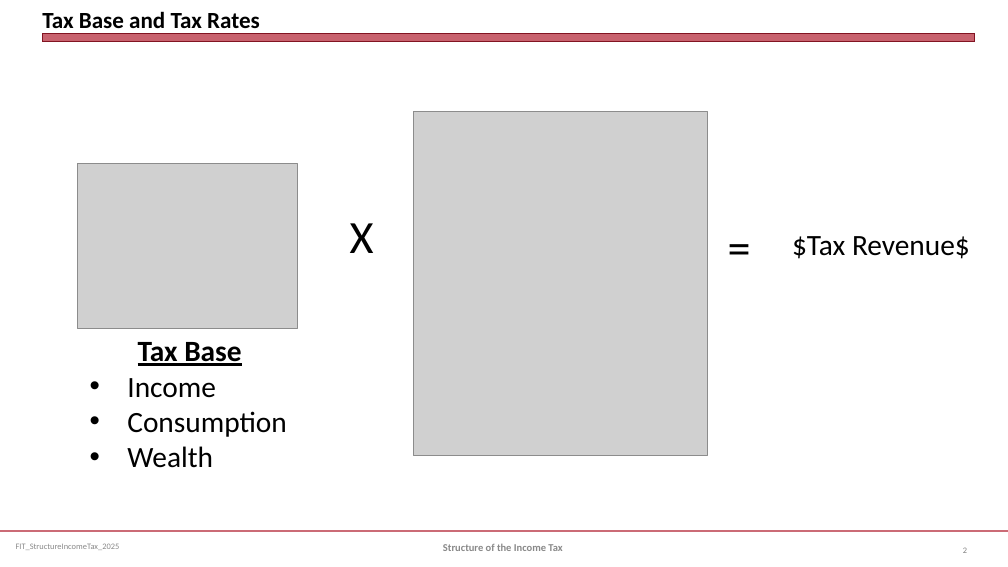
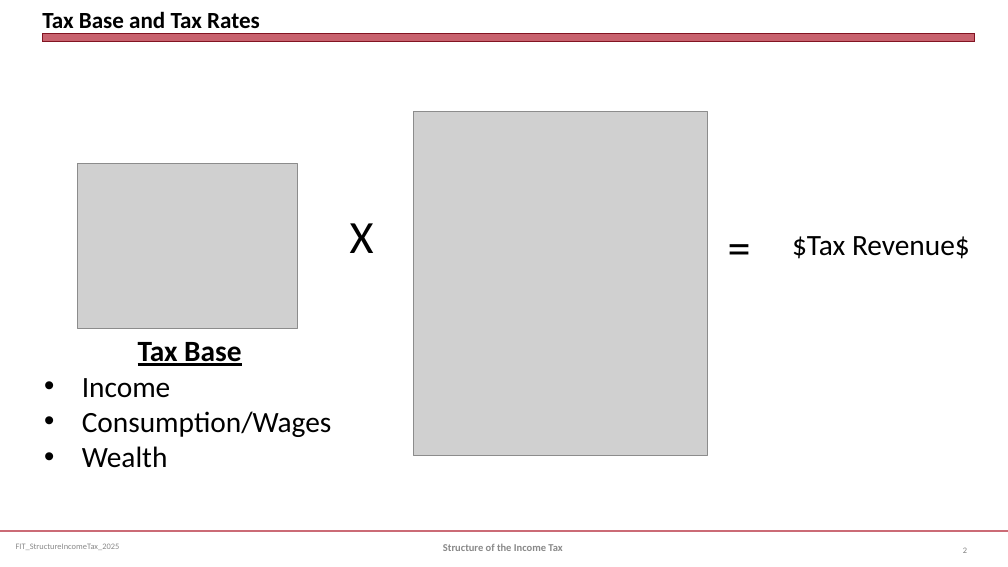
Before and after one commit to jmc877/Fed-Income-Tax, a slide deck: slide 2 of slides/FIT_StructureIncomeTax_2025S.pptx. Drawn at 1008x567 pixels with LibreOffice and Linux fonts; fonts in the diff are those of the drawing; grey boxes stand for pictures. Boxes give left, top, right and bottom in pixels: in the first picture for what was removed or moved away, otherwise in the second. Text is boxed around its words. In the diff, an @@ line names an element or a change of style, - is before the commit and + after.

```diff
--- a/slides/FIT_StructureIncomeTax_2025S.pptx
+++ b/slides/FIT_StructureIncomeTax_2025S.pptx
@@ text "Tax Base": place and size @@
-text "Tax Base" at bbox=[127, 342, 286, 468]
+text "Tax Base" at bbox=[82, 342, 332, 468]
@@ text at bbox=[82, 411, 332, 437]: text changed @@
-• Consumption
+• Consumption/Wages
```
Also in this commit, not shown: 2 other slides changed, 2 other files.
